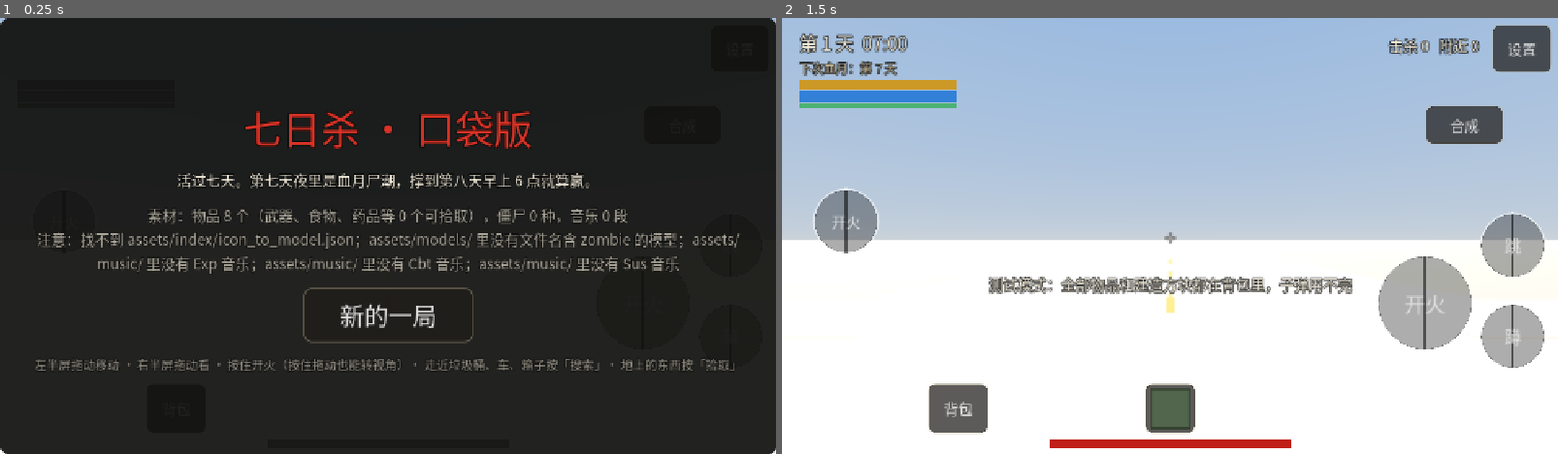
Above: before the commit, frames 1-2 (left to right).
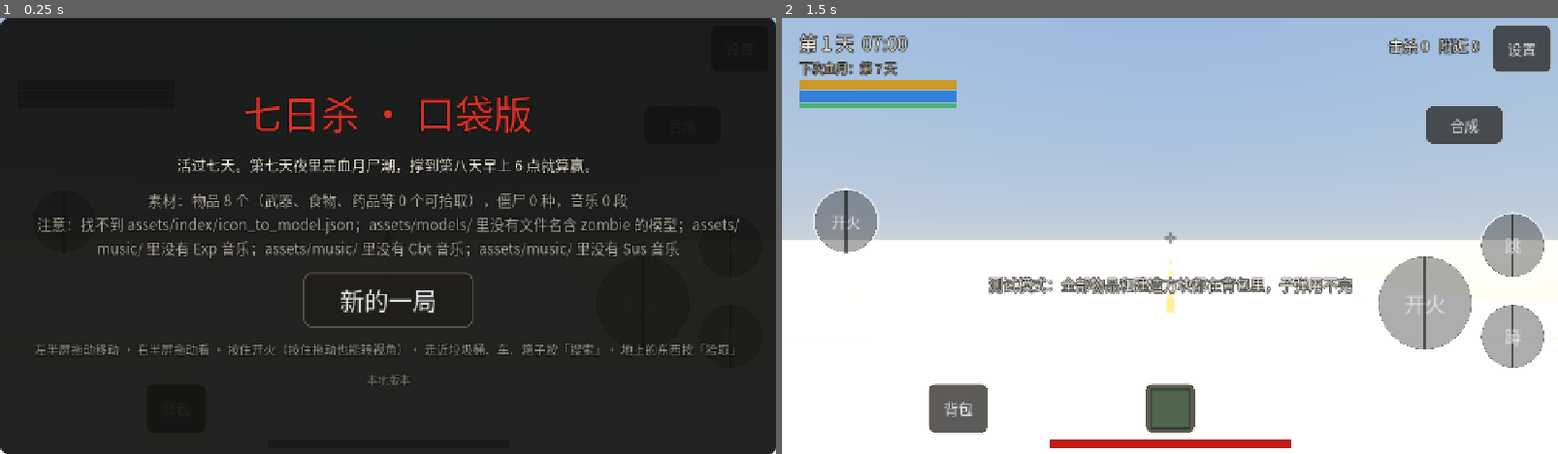
Above: after the commit, the same moments.

Repository: langhua98/7day
Game: Godot game, scene res://scenes/main.tscn
The game is run twice, just before and just after one commit, with the same random seed, the same clock (stepped at 60 frames per second) and the same inputs.
Inputs (mouse positions are in pixels of both pictures, inside the frame that each line leads up to):
- Up to frame 1 (0.25 s): no input
- Up to frame 2 (1.5 s): click "新的一局" at 0.5 s; tap Enter at 1.25 s; move the mouse to (1340, 214) at 1.27 s; click (1340, 214) at 1.42 s

The runs differ from the first frame. In frame 1, 11% of the frame differs, in the area x 4-96%, y 17-85%; in frame 2, nothing differs.

Commit message:
Show the build number in-game and give every iOS build its own version
William's phone showed a bag panel title that only exists before PR #8,
while the 7day-14 ipa (checked by unpacking its pck) has the new code.
So the phone was still running an older install. Each build now gets
CFBundleVersion = run number, and the title screen and pause menu show
'安装包 7day-N · commit' so it is clear which build is running.

Co-Authored-By: Claude Opus 5.5 (1M context) <noreply@anthropic.com>
Claude-Session: https://claude.ai/code/session_01U3VRYszyjn59vQcoChJT63

Diff:
--- a/scripts/hud.gd
+++ b/scripts/hud.gd
@@ -460,7 +460,23 @@
 	help.modulate = Color(1, 1, 1, 0.6)
 	help.add_theme_font_size_override("font_size", 20)
 	v.add_child(help)
+	var ver := Label.new()
+	ver.text = build_label()
+	ver.horizontal_alignment = HORIZONTAL_ALIGNMENT_CENTER
+	ver.modulate = Color(1, 1, 1, 0.45)
+	ver.add_theme_font_size_override("font_size", 18)
+	v.add_child(ver)
 	_root.add_child(_start_panel)
+
+
+## 安装包编号（GitHub 上的第几次编译 + 提交号），CI 编译时写进 build_info.json；本地运行显示「本地版本」
+static func build_label() -> String:
+	if not FileAccess.file_exists("res://build_info.json"):
+		return "本地版本"
+	var d = JSON.parse_string(FileAccess.get_file_as_string("res://build_info.json"))
+	if not d is Dictionary:
+		return "本地版本"
+	return "安装包 7day-%s · %s" % [d.get("run", "?"), d.get("commit", "?")]
 
 
 func _build_end_panel() -> void:
@@ -562,6 +578,11 @@
 		quit_to_title.emit())
 	btns.add_child(quit)
 	v.add_child(btns)
+	var ver := Label.new()
+	ver.text = build_label()
+	ver.modulate = Color(1, 1, 1, 0.45)
+	ver.add_theme_font_size_override("font_size", 18)
+	v.add_child(ver)
 	_root.add_child(_pause_panel)
 
 
Not shown, changed: export_presets.cfg
Not shown, changed: .github/workflows/ios.yml
Not shown, changed: .gitignore
